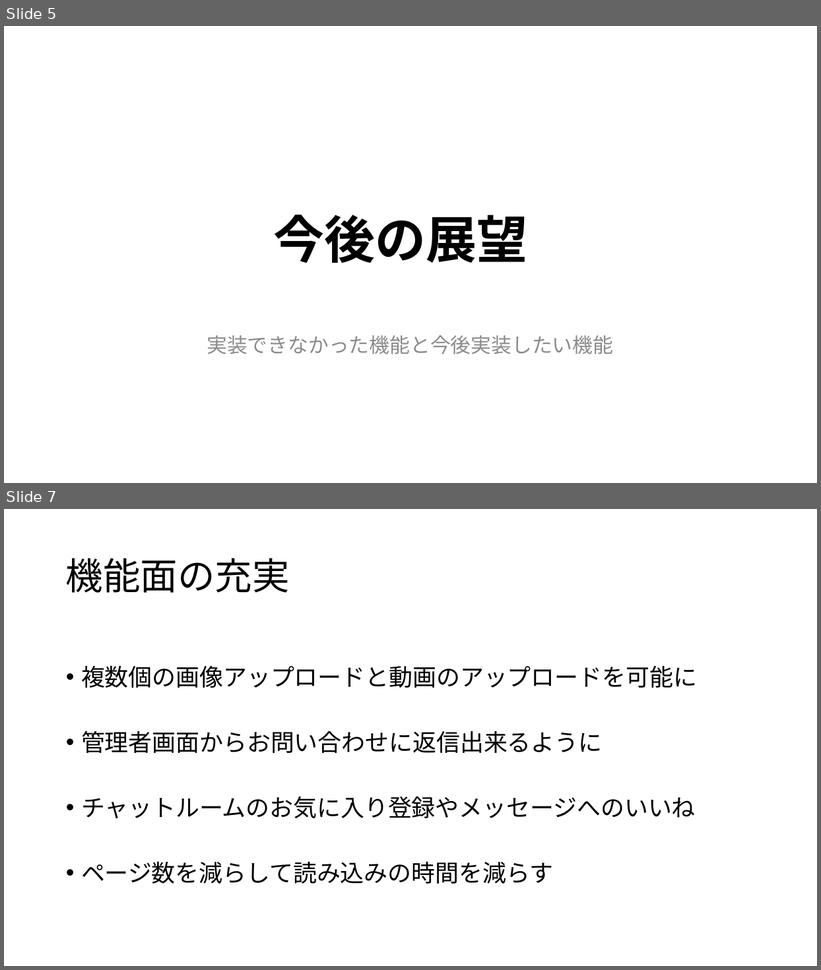
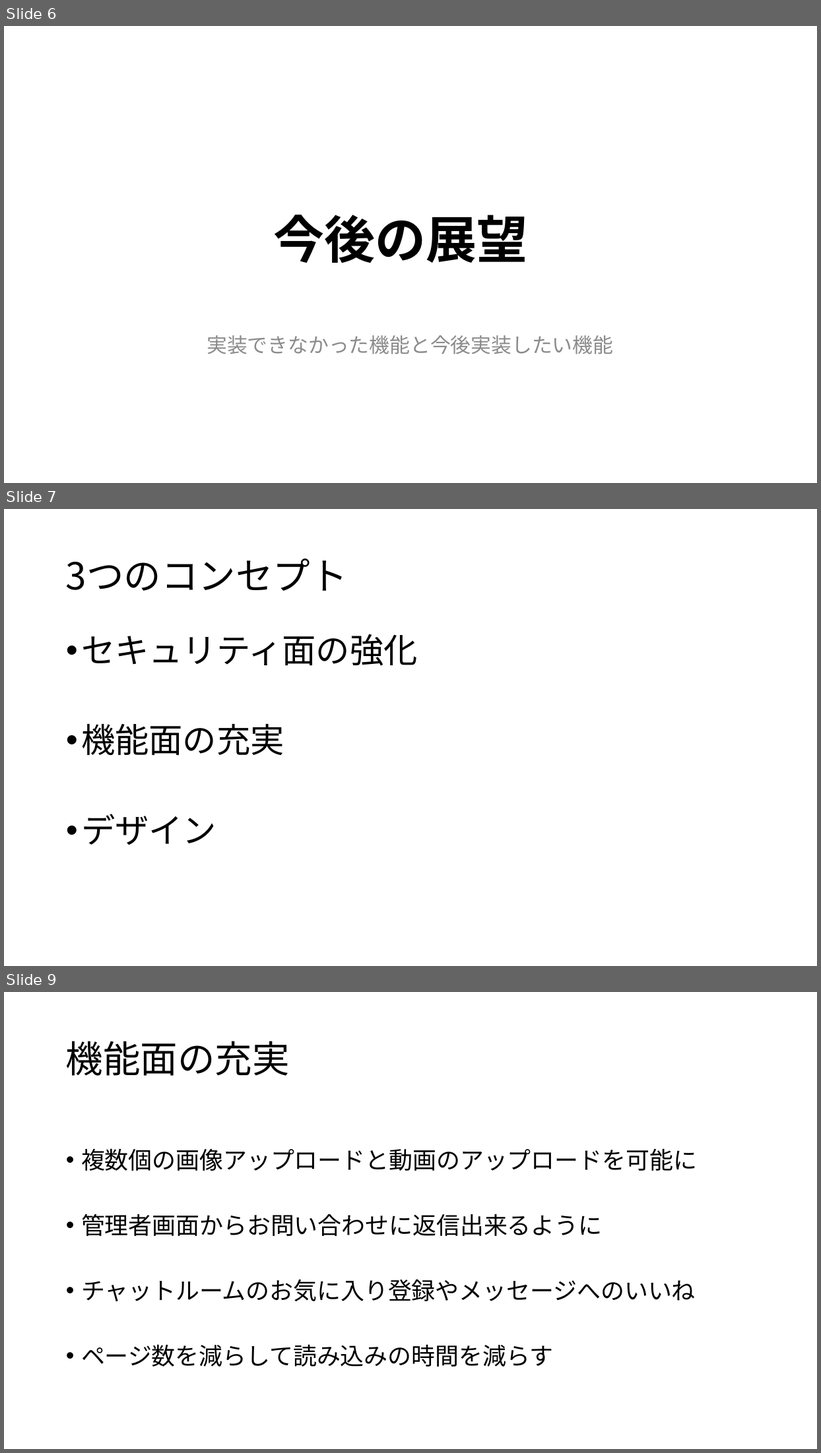
Before and after one commit to tetsu9179/TheaterRoom, a slide deck: 発表会資料.pptx. Shown one above the other, each under a label of ours: slides 5 and 7 before the commit, slides 6, 7 and 9 after it; the slides between them are not shown. The pictures are 821x970 and 821x1453 pixels, drawn with LibreOffice and Linux fonts; fonts in the diff are those of the drawing. Boxes give left, top, right and bottom in pixels: in the first picture for what was removed or moved away, otherwise in the second. Text is boxed around its words. In the diff, an @@ line names an element or a change of style, - is before the commit and + after.

```diff
--- a/発表会資料.pptx
+++ b/発表会資料.pptx
@@ slide 7 added at (x1=4, y1=509, x2=817, y2=966), background #FFFFFF @@
@@ title added at (x1=66, y1=559, x2=348, y2=591), 44 pt, text #000000 @@
+3つのコンセプト
@@ text added at (x1=81, y1=634, x2=418, y2=845), 40 pt, text #000000 @@
+• セキュリティ面の強化
+• 機能面の充実
+• デザイン
@@ what was slide 5 is now slide 6 @@
@@ what was slide 7 is now slide 9 @@
```
Also in this commit, not shown: 4 slides changed, 2 other slides added, 1 slide removed.
